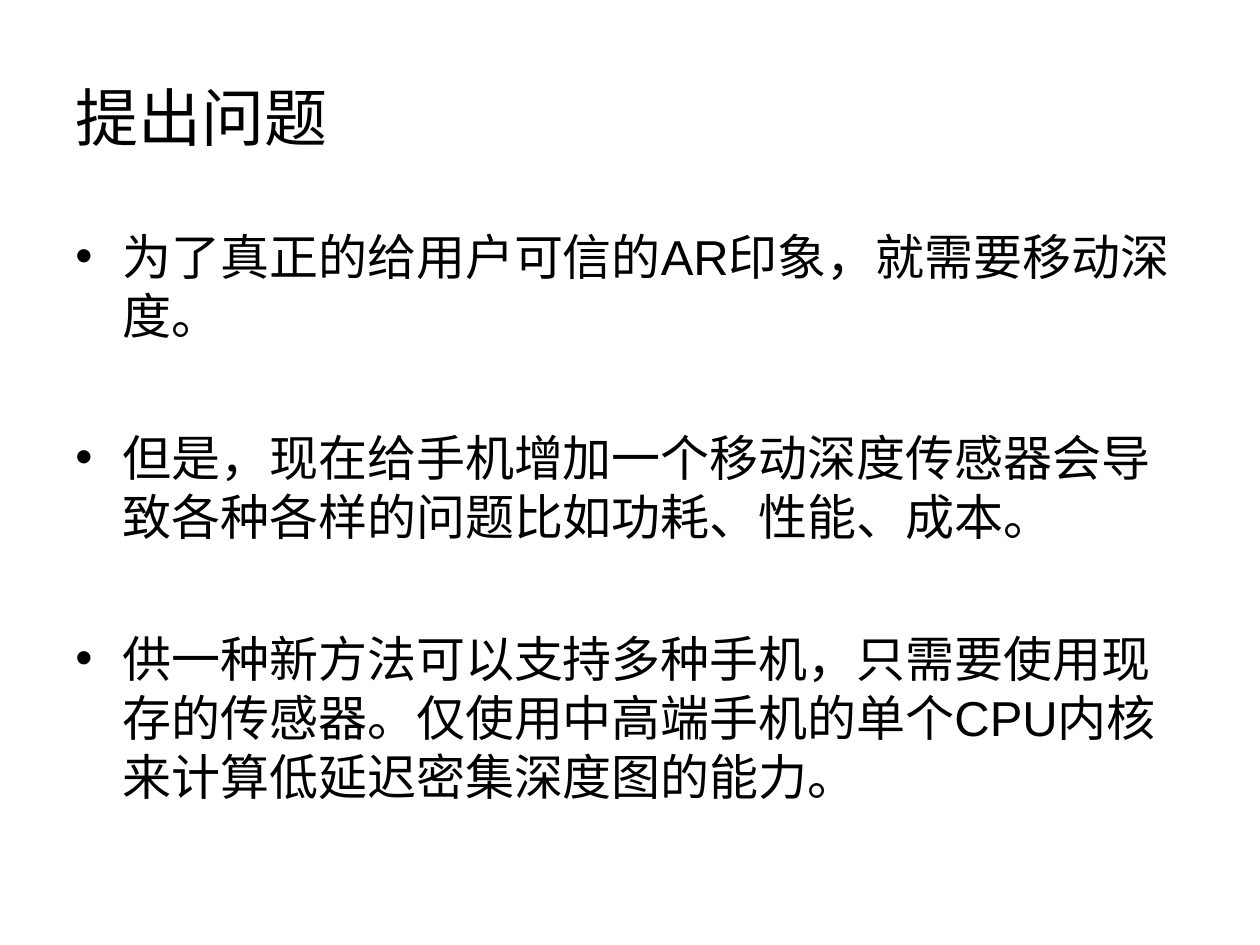
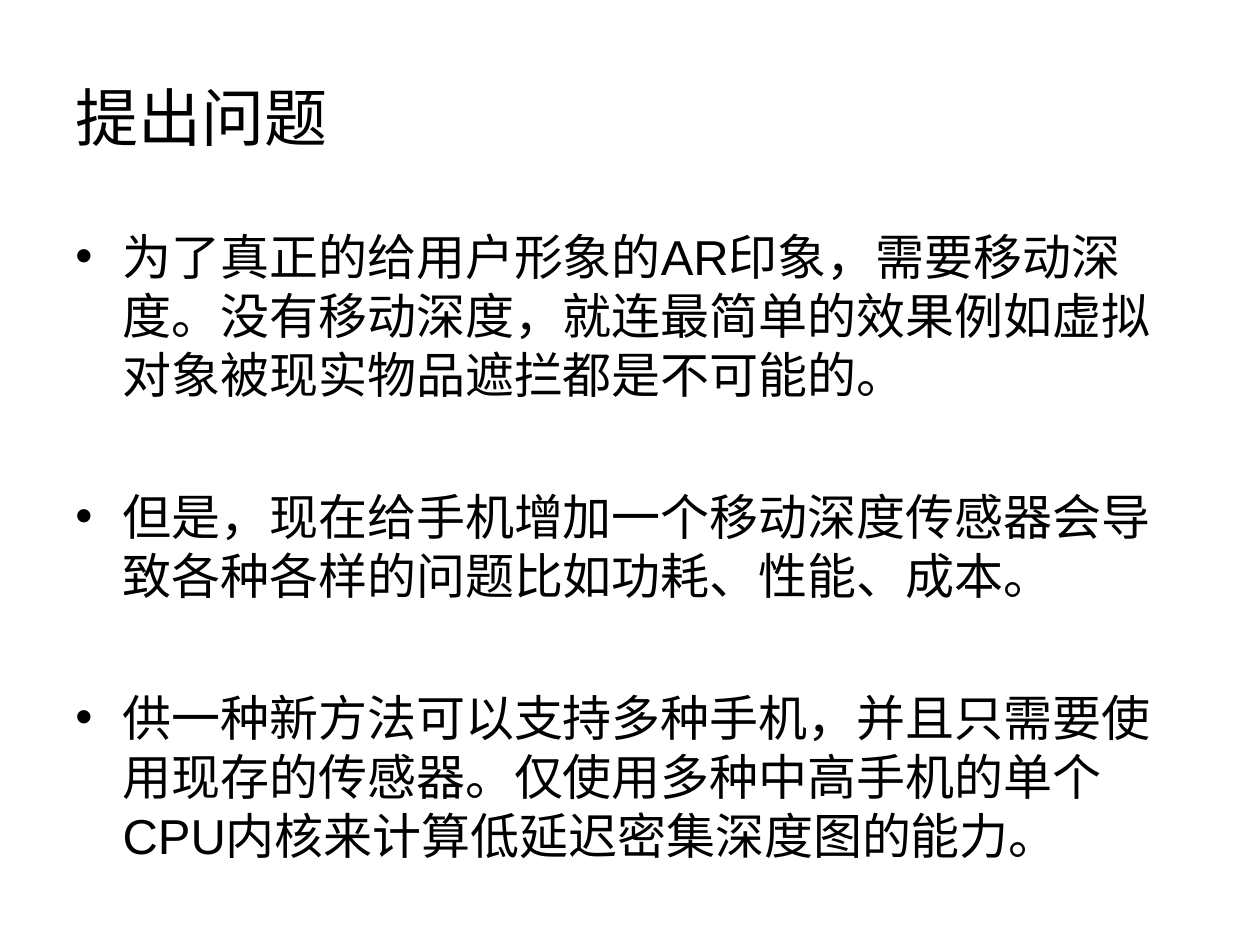
Before and after one commit to 5lyTher1n/graphics2019, a slide deck: slide 2 of 21960540侯保蕾/读书报告/读书报告.ppt. Drawn at 1260x945 pixels with LibreOffice and Linux fonts; fonts in the diff are those of the drawing; background and template pictures are left out. Boxes give left, top, right and bottom in pixels: in the first picture for what was removed or moved away, otherwise in the second. Text is boxed around its words. In the diff, an @@ line names an element or a change of style, - is before the commit and + after.

```diff
--- a/21960540侯保蕾/读书报告/读书报告.ppt
+++ b/21960540侯保蕾/读书报告/读书报告.ppt
@@ text at (123,233,1151,397): text changed @@
-• 为了真正的给用户可信的AR印象，就需要移动深度。
+• 为了真正的给用户形象的AR印象，需要移动深度。没有移动深度，就连最简单的效果例如虚拟对象被现实物品遮拦都是不可能的。
@@ text at (123,694,1151,858): text changed @@
-• 供一种新方法可以支持多种手机，只需要使用现存的传感器。仅使用中高端手机的单个CPU内核来计算低延迟密集深度图的能力。
+• 供一种新方法可以支持多种手机，并且只需要使用现存的传感器。仅使用多种中高手机的单个CPU内核来计算低延迟密集深度图的能力。
```
Also in this commit, not shown: 7 other slides changed, 1 slide added, 35 other files.
